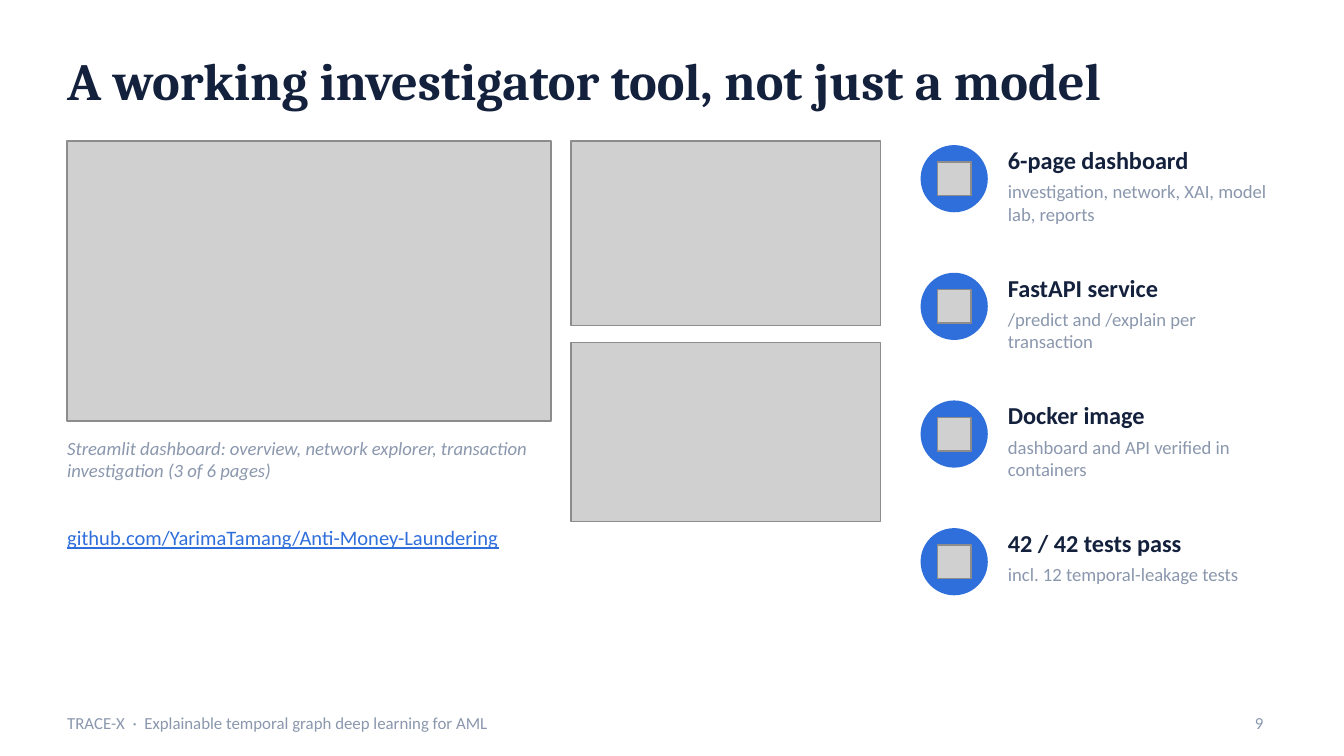
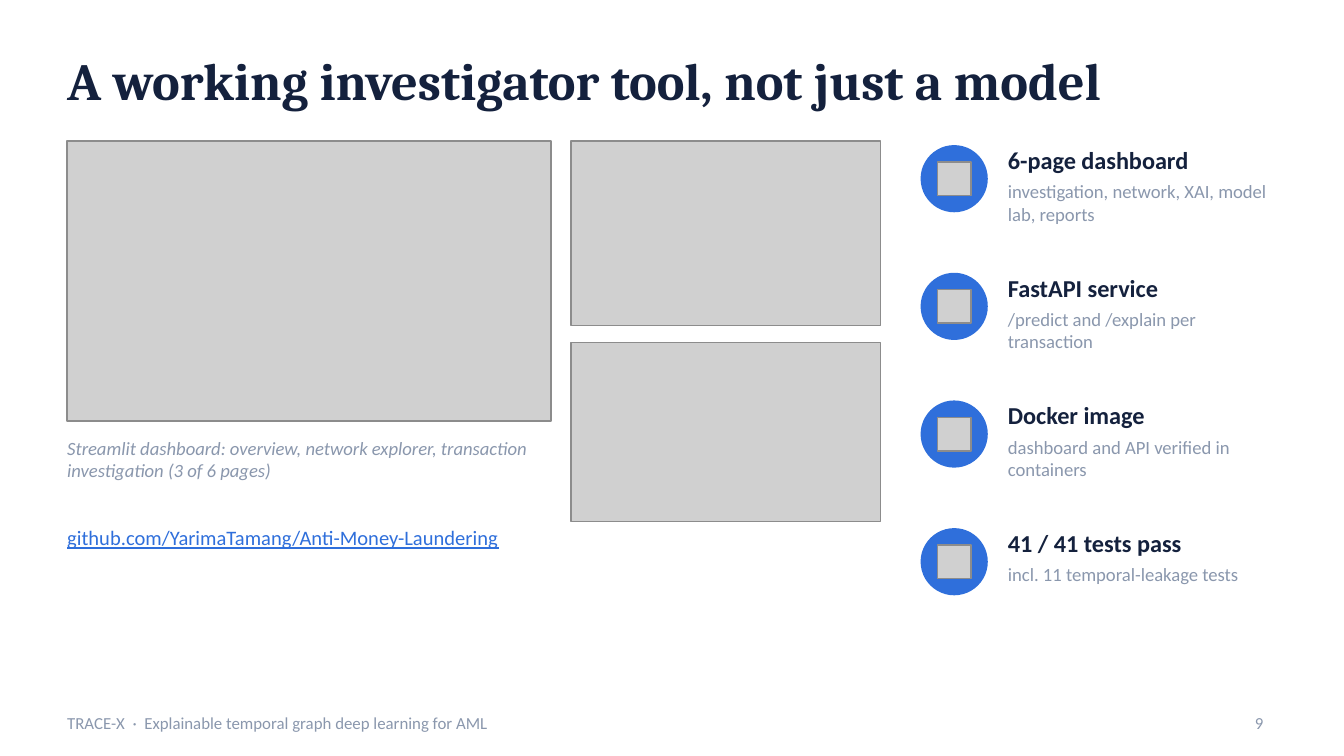
Before and after one commit to YarimaTamang/Anti-Money-Laundering, a slide deck: slide 9 of docs/presentation/TRACE-X_presentation.pptx. Drawn at 1344x756 pixels with LibreOffice and Linux fonts; fonts in the diff are those of the drawing; grey boxes stand for pictures. Boxes give left, top, right and bottom in pixels: in the first picture for what was removed or moved away, otherwise in the second. Text is boxed around its words. In the diff, an @@ line names an element or a change of style, - is before the commit and + after.

```diff
--- a/docs/presentation/TRACE-X_presentation.pptx
+++ b/docs/presentation/TRACE-X_presentation.pptx
@@ text at <box>1008,536,1181,556</box>: text changed @@
-42 / 42 tests pass
+41 / 41 tests pass
@@ text at <box>1008,568,1238,584</box>: text changed @@
-incl. 12 temporal-leakage tests
+incl. 11 temporal-leakage tests
```
Also in this commit, not shown: 18 other files.
